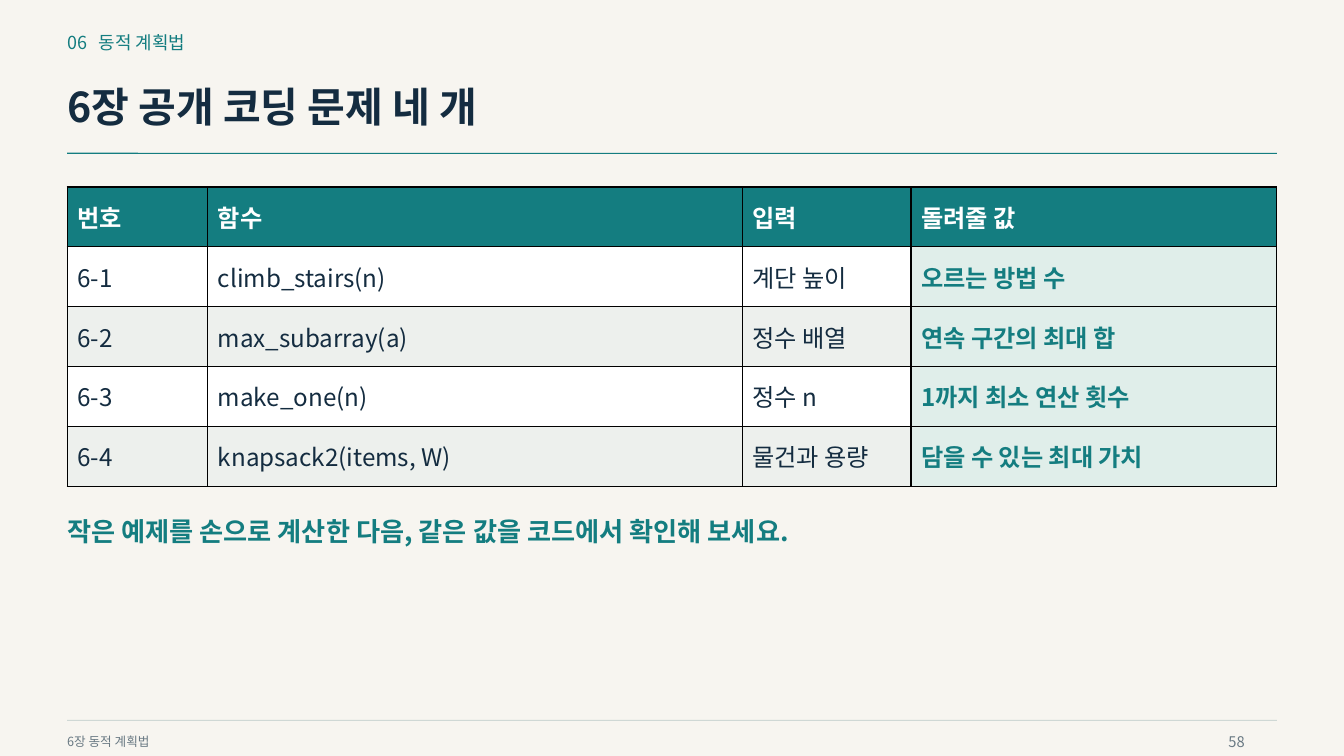
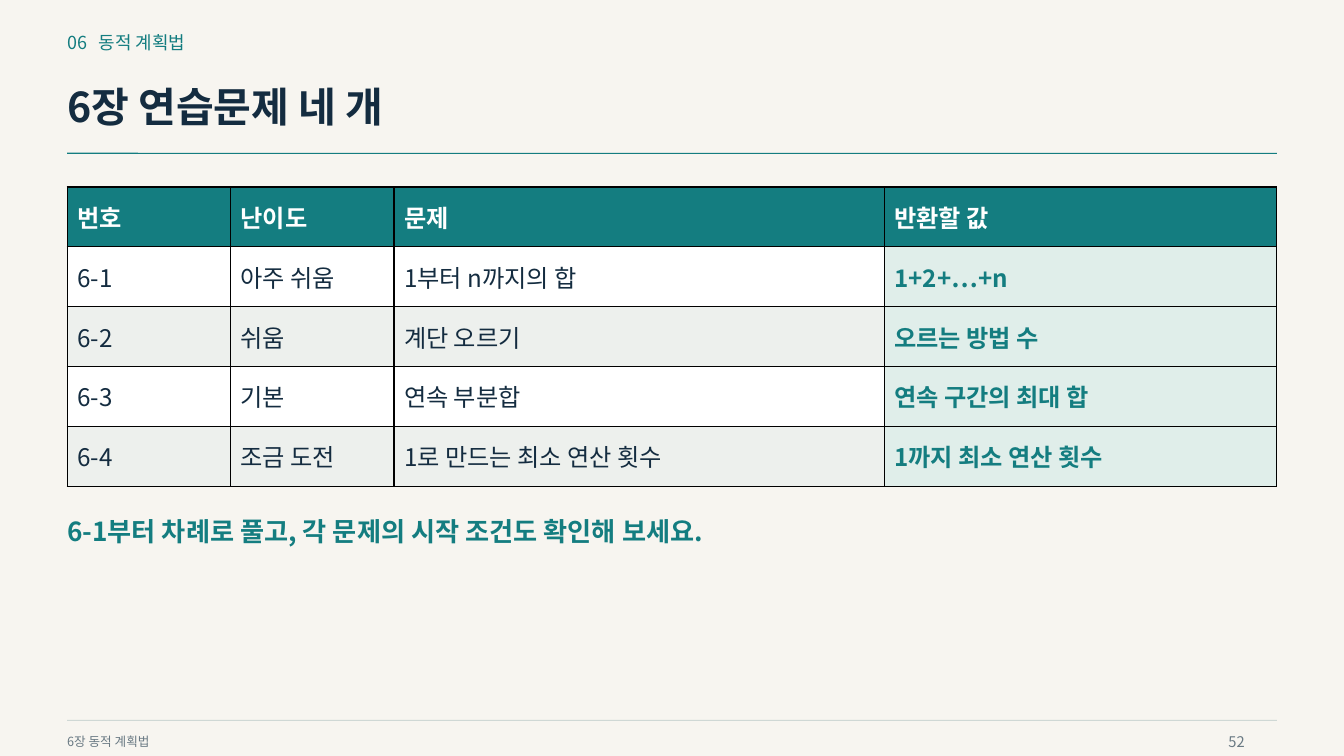
Before and after one commit to Sangdon-Park/Sangdon-Park.github.io, a slide deck: slide 52 of data/알고리즘/6장_동적_계획법.pptx (slide 58 before the commit). Drawn at 1344x756 pixels with LibreOffice and Linux fonts; fonts in the diff are those of the drawing. Boxes give left, top, right and bottom in pixels: in the first picture for what was removed or moved away, otherwise in the second. Text is boxed around its words. In the diff, an @@ line names an element or a change of style, - is before the commit and + after.

```diff
--- a/data/알고리즘/6장_동적_계획법.pptx
+++ b/data/알고리즘/6장_동적_계획법.pptx
@@ text at [67, 87, 384, 126]: text changed @@
-6장 공개 코딩 문제 네 개
+6장 연습문제 네 개
@@ table at [68, 187, 1276, 486] @@
-row 1: 번호 | 함수 | 입력 | 돌려줄 값
+row 1: 번호 | 난이도 | 문제 | 반환할 값
-row 2: 6-1 | climb_stairs(n) | 계단 높이 | 오르는 방법 수
+row 2: 6-1 | 아주 쉬움 | 1부터 n까지의 합 | 1+2+…+n
-row 3: 6-2 | max_subarray(a) | 정수 배열 | 연속 구간의 최대 합
+row 3: 6-2 | 쉬움 | 계단 오르기 | 오르는 방법 수
-row 4: 6-3 | make_one(n) | 정수 n | 1까지 최소 연산 횟수
+row 4: 6-3 | 기본 | 연속 부분합 | 연속 구간의 최대 합
-row 5: 6-4 | knapsack2(items, W) | 물건과 용량 | 담을 수 있는 최대 가치
+row 5: 6-4 | 조금 도전 | 1로 만드는 최소 연산 횟수 | 1까지 최소 연산 횟수
@@ text at [67, 519, 703, 547]: text changed @@
-작은 예제를 손으로 계산한 다음, 같은 값을 코드에서 확인해 보세요.
+6-1부터 차례로 풀고, 각 문제의 시작 조건도 확인해 보세요.
@@ text at [1228, 736, 1244, 747]: text changed @@
-58
+52
```
Also in this commit, not shown: 49 other slides changed, 1 slide added, 7 slides removed, 22 other files.
